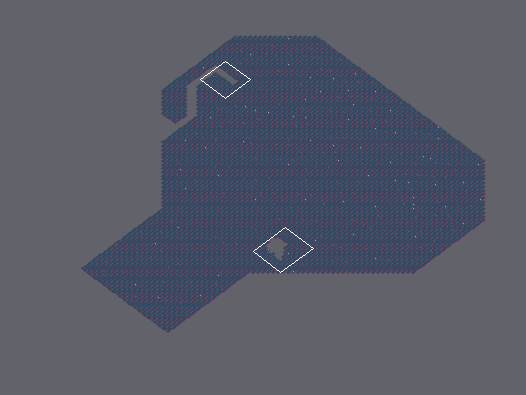
Level history. Tiled map: Source/Resources/Assets/maps/gameplay_map.tmx. The picture above shows the old version from afar; the outline marks the close-up.
Close-up. The starting point:
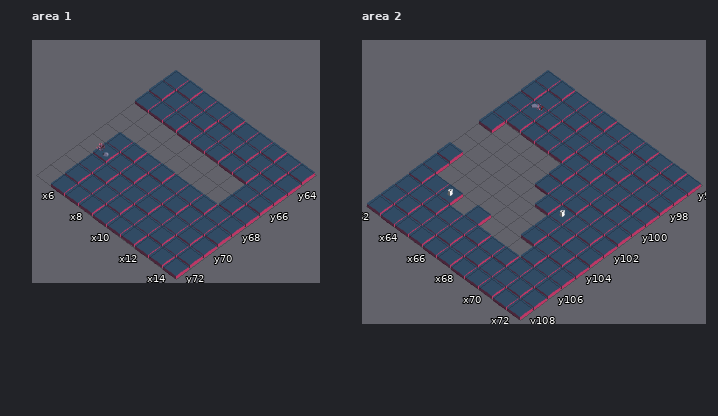
Cells are 54x40 px. Isometric: x runs down to the right, y down to the left. Shown: area 1 x 5..14, y 63..72; area 2 x 62..72, y 96..108. The commit also changed other parts of the map, which this record leaves out.
And afterwards:
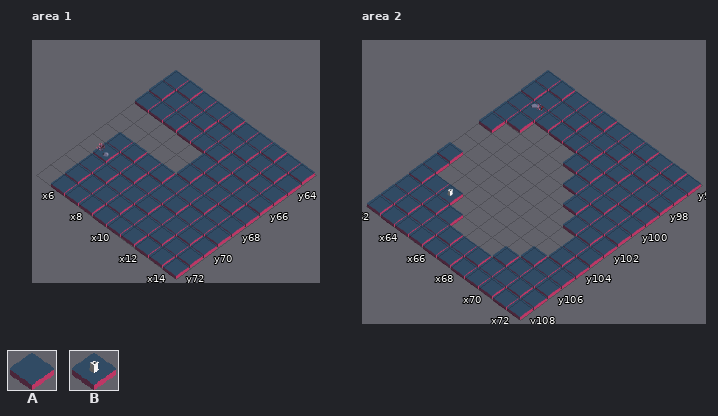
Key: from "Prototileset": A 0, B 3.
_ is an empty cell.
Difference:
Layer "map", area 1:
y 66..67: x 10..12 ___ -> AAA
Layer "map", area 2:
y 99: x 64..66 AAA -> ___
y 100: x 67 A -> _
y 101: x 67..68 AA -> __
y 102: x 68..69 AB -> __
y 103..104: x 69..70 AA -> __
y 105: x 66 A -> _
y 106: x 66..68 AAA -> ___
Changed places in both close-ups, as pixel boxes (x1, y1, x2, y2):
added: (177, 153, 245, 206)
removed: (521, 122, 575, 258)
removed: (451, 205, 505, 258)
